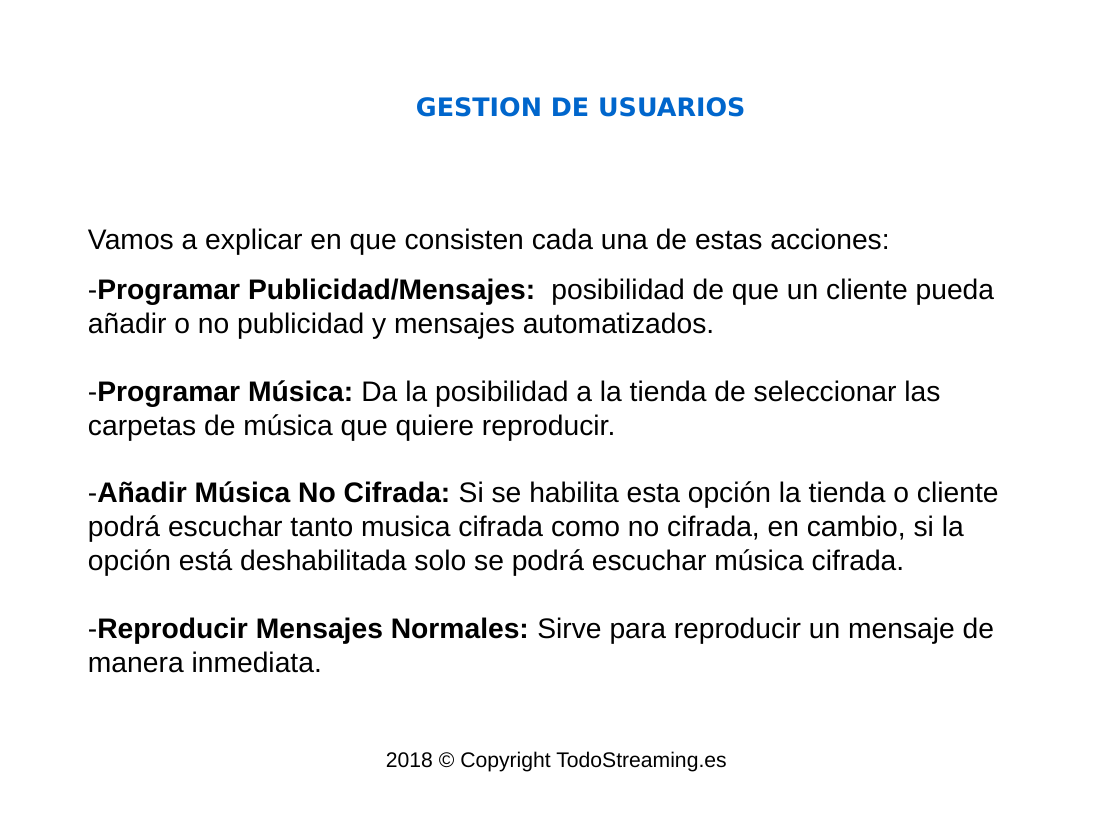
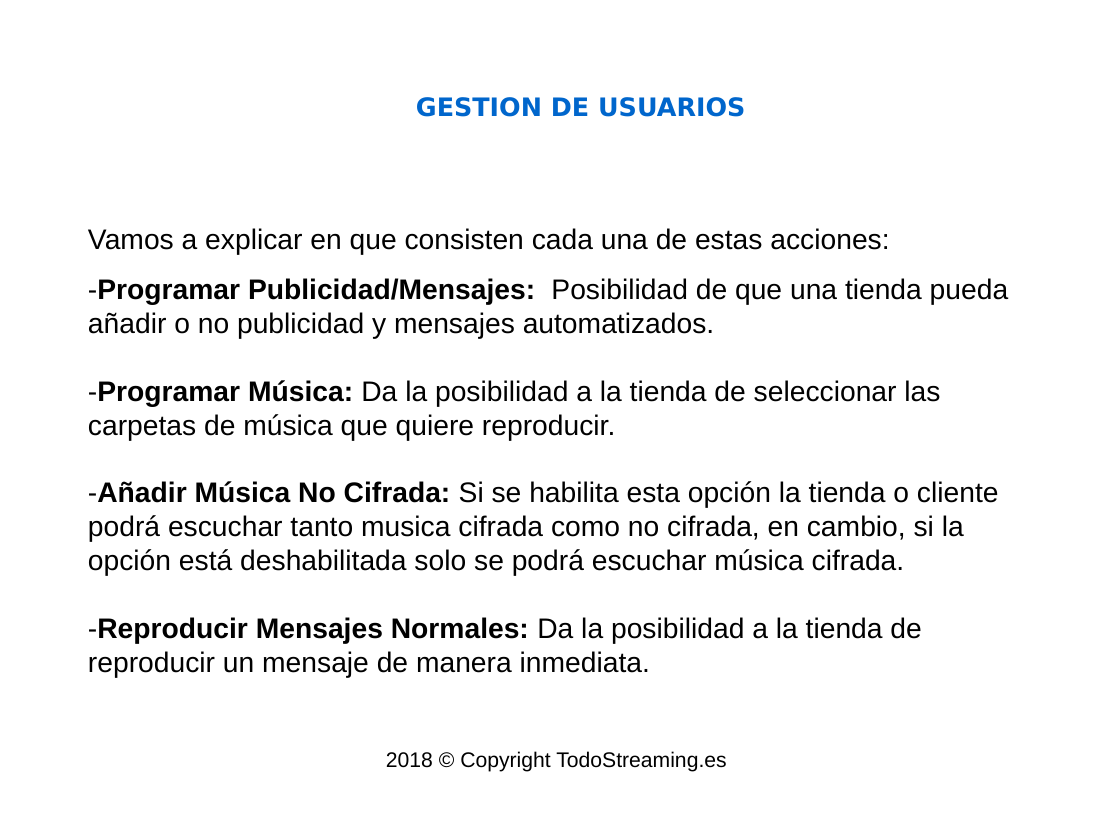
Before and after one commit to isaacml/instore, a slide deck: slide 5 of docs/Manual Administrador.odp. Drawn at 1120x840 pixels with LibreOffice and Linux fonts; fonts in the diff are those of the drawing; background and template pictures are left out. Boxes give left, top, right and bottom in pixels: in the first picture for what was removed or moved away, otherwise in the second. Text is boxed around its words. In the diff, an @@ line names an element or a change of style, - is before the commit and + after.

```diff
--- a/docs/Manual Administrador.odp
+++ b/docs/Manual Administrador.odp
@@ text at box(88, 278, 1009, 339): text changed @@
--Programar Publicidad/Mensajes: posibilidad de que un cliente pueda añadir o no publicidad y mensajes automatizados.
+-Programar Publicidad/Mensajes: Posibilidad de que una tienda pueda añadir o no publicidad y mensajes automatizados.
@@ text at box(88, 617, 921, 678): text changed @@
--Reproducir Mensajes Normales: Sirve para reproducir un mensaje de manera inmediata.
+-Reproducir Mensajes Normales: Da la posibilidad a la tienda de reproducir un mensaje de manera inmediata.
```
Also in this commit, not shown: 2 other slides changed, 3 slides added, 1 slide removed, 11 other files.
